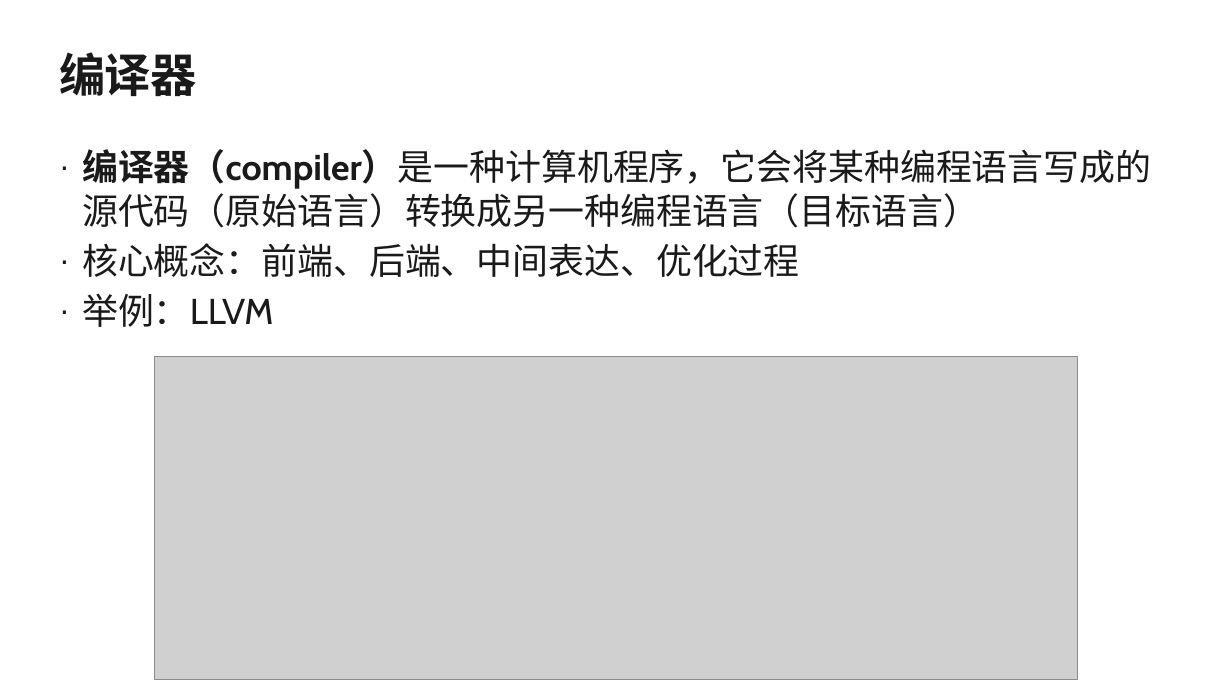
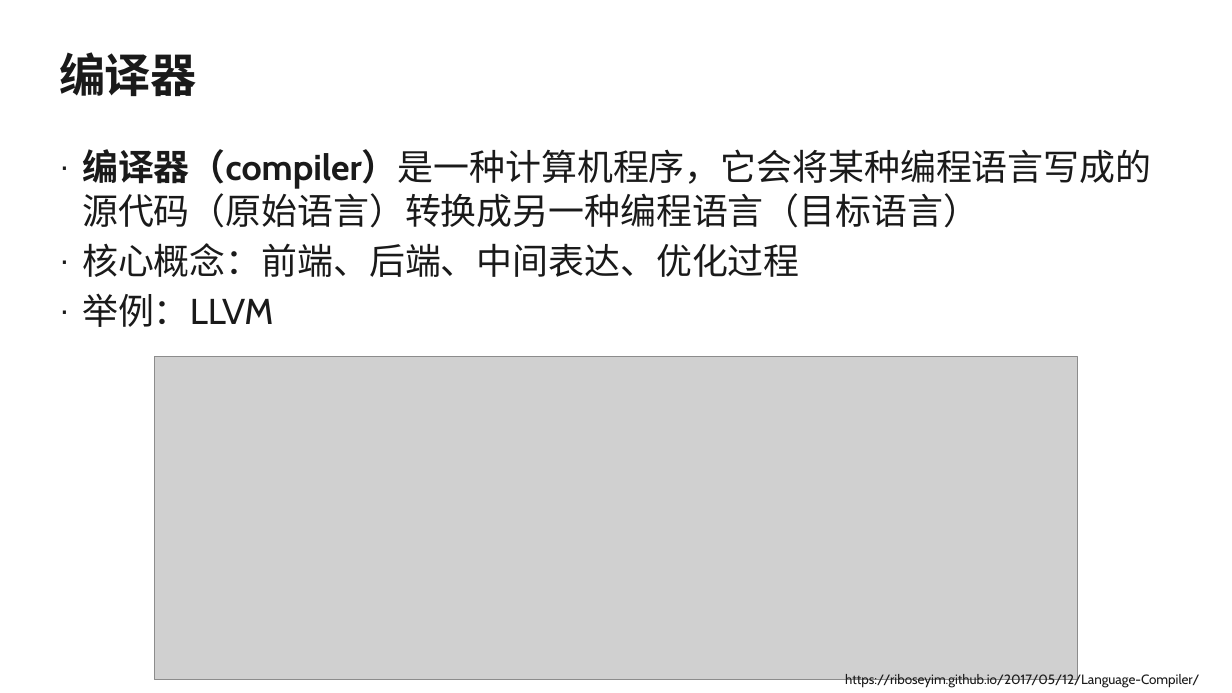
Before and after one commit to microsoft/AI-System, a slide deck: slide 3 of Lectures/AdvancedTopics/SystemforAI-9-Compilation and Optimization.ppsx. Drawn at 1232x693 pixels with LibreOffice and Linux fonts; fonts in the diff are those of the drawing; grey boxes stand for pictures; background and template pictures are left out. Boxes give left, top, right and bottom in pixels: in the first picture for what was removed or moved away, otherwise in the second. Text is boxed around its words. In the diff, an @@ line names an element or a change of style, - is before the commit and + after.

```diff
--- a/Lectures/AdvancedTopics/SystemforAI-9-Compilation and Optimization.ppsx
+++ b/Lectures/AdvancedTopics/SystemforAI-9-Compilation and Optimization.ppsx
@@ text added at [845, 673, 1199, 688], 10.5 pt, text #1A1A1A @@
+https://riboseyim.github.io/2017/05/12/Language-Compiler/
```
Also in this commit, not shown: 12 other slides changed, 17 slides added, 7 slides removed, 4 other files.
